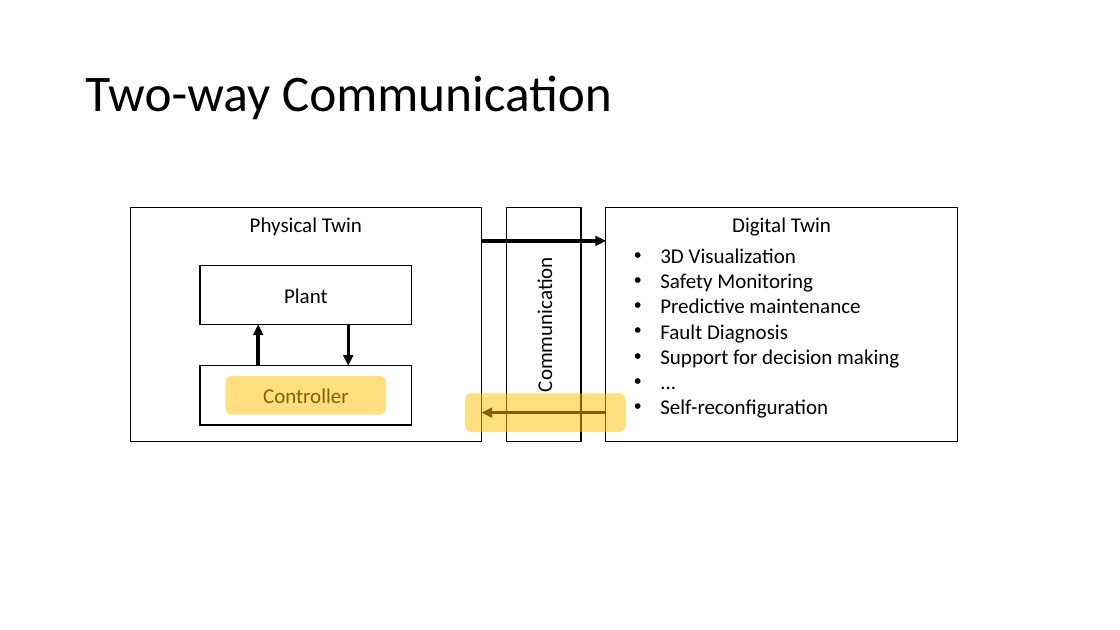
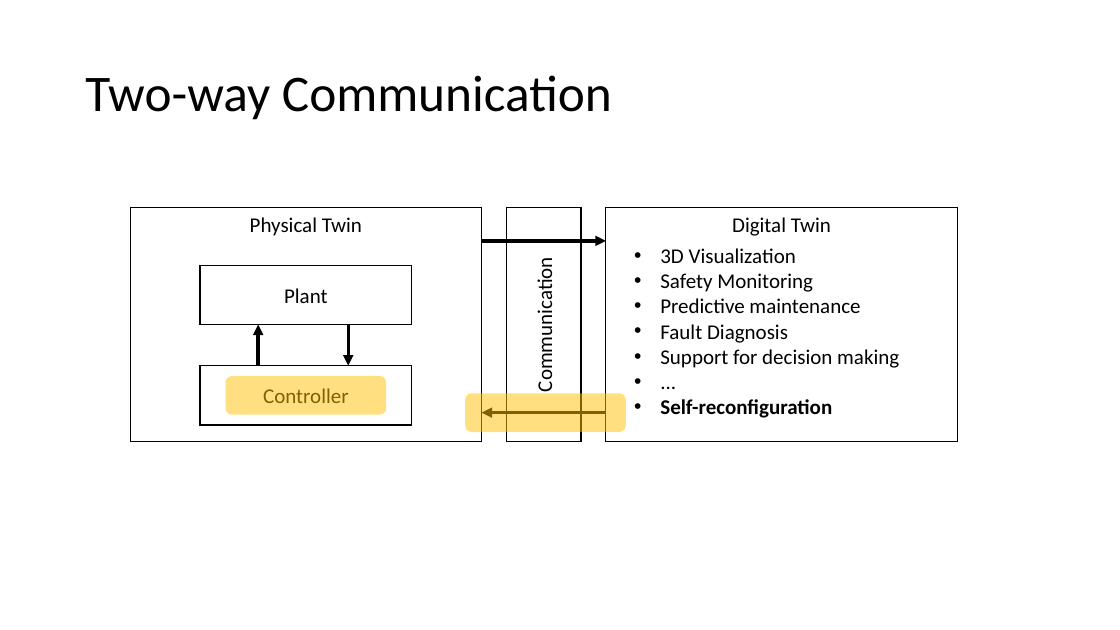
Before and after one commit to INTO-CPS-Association/example_digital-twin_incubator, a slide deck: slide 19 of notes/presentations/DigitLunch_17_December.pptx. Drawn at 1120x630 pixels with LibreOffice and Linux fonts; fonts in the diff are those of the drawing. Boxes give left, top, right and bottom in pixels: in the first picture for what was removed or moved away, otherwise in the second. Text is boxed around its words. In the diff, an @@ line names an element or a change of style, - is before the commit and + after.

```diff
--- a/notes/presentations/DigitLunch_17_December.pptx
+++ b/notes/presentations/DigitLunch_17_December.pptx
@@ text at (660,399,832,418): bold on in "Self-reconfiguration" @@
```
Also in this commit, not shown: 6 other slides changed, 1 other file.
